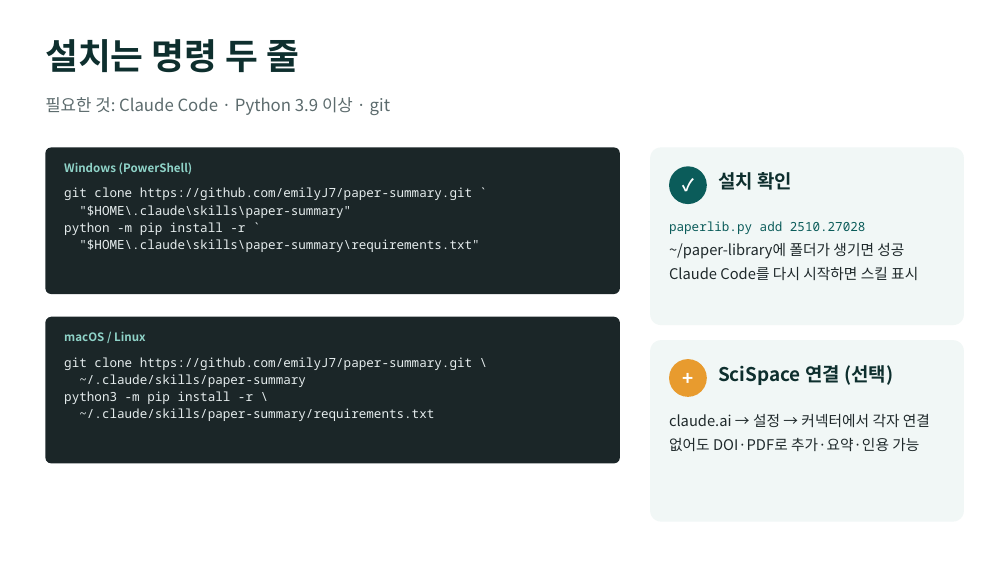
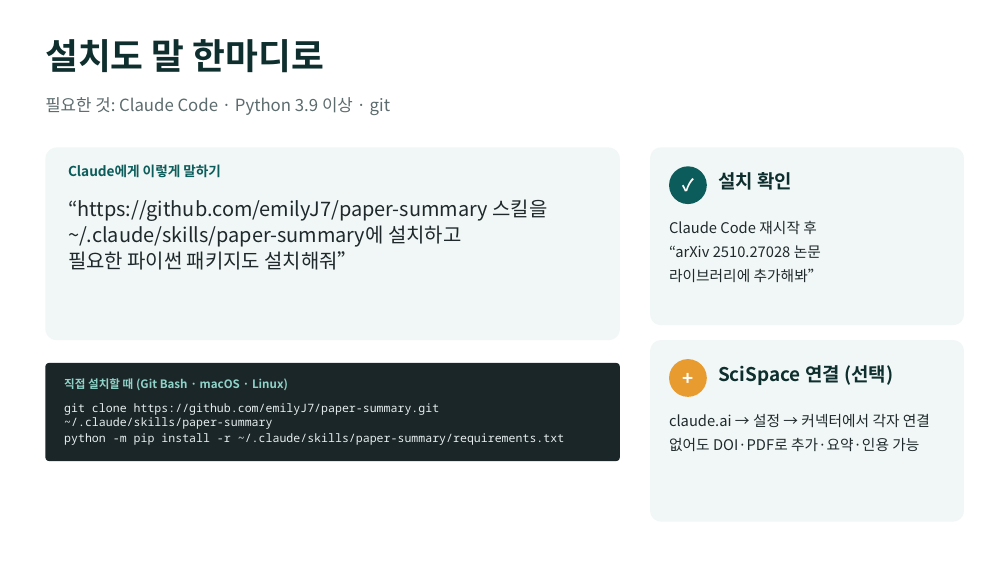
Before and after one commit to emilyJ7/paper-summary, a slide deck: slide 3 of docs/paper-summary_사용가이드.pptx. Drawn at 1008x567 pixels with LibreOffice and Linux fonts; fonts in the diff are those of the drawing. Boxes give left, top, right and bottom in pixels: in the first picture for what was removed or moved away, otherwise in the second. Text is boxed around its words. In the diff, an @@ line names an element or a change of style, - is before the commit and + after.

```diff
--- a/docs/paper-summary_사용가이드.pptx
+++ b/docs/paper-summary_사용가이드.pptx
@@ text at (45, 39, 324, 73): text changed @@
-설치는 명령 두 줄
+설치도 말 한마디로
@@ rounded rectangle: place and size @@
-rounded rectangle at (45, 147, 620, 294)
+rounded rectangle at (45, 147, 620, 340)
@@ rounded rectangle at (45, 147, 620, 340): fill #1B2628 to #F1F7F6; proportions changed @@
@@ text at (68, 164, 221, 178): text changed; size 11 to 13 pt; text colour #8FD3C8 to #0B5C5A @@
-Windows (PowerShell)
+Claude에게 이렇게 말하기
@@ text at (68, 199, 548, 270): text changed; size 12 to 19 pt; font Noto Sans Mono to Noto Sans CJK KR; text colour #E6EDEE to #1F292B @@
-git clone https://github.com/emilyJ7/paper-summary.git `
-"$HOME\.claude\skills\paper-summary"
-python -m pip install -r `
-"$HOME\.claude\skills\paper-summary\requirements.txt"
+“https://github.com/emilyJ7/paper-summary 스킬을
+~/.claude/skills/paper-summary에 설치하고
+필요한 파이썬 패키지도 설치해줘”
@@ text at (669, 221, 823, 282): text changed @@
-paperlib.py add 2510.27028
-~/paper-library에 폴더가 생기면 성공
-Claude Code를 다시 시작하면 스킬 표시
+Claude Code 재시작 후
+“arXiv 2510.27028 논문
+라이브러리에 추가해봐”
@@ rounded rectangle: place and size @@
-rounded rectangle at (45, 317, 620, 464)
+rounded rectangle at (45, 363, 620, 461)
@@ text at (64, 378, 288, 390): text changed @@
-macOS / Linux
+직접 설치할 때 (Git Bash · macOS · Linux)
@@ text at (64, 403, 564, 445): text changed; size 12 to 11 pt @@
-git clone https://github.com/emilyJ7/paper-summary.git \
-~/.claude/skills/paper-summary
-python3 -m pip install -r \
-~/.claude/skills/paper-summary/requirements.txt
+git clone https://github.com/emilyJ7/paper-summary.git ~/.claude/skills/paper-summary
+python -m pip install -r ~/.claude/skills/paper-summary/requirements.txt
```
Also in this commit, not shown: 4 other slides changed, 1 slide added, 1 slide removed, 5 other files.
